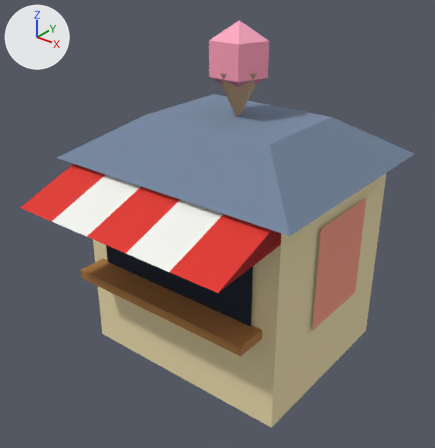
The glTF model client/public/assets/models/prop_kiosk.glb as it was, and as the next commit left it.
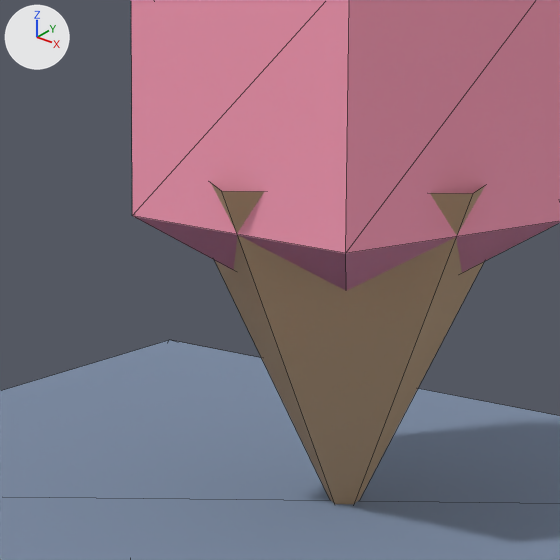
Old and new are each drawn whole from a 50 mm camera at (3.516, -4.62, 4.272) aimed at (0.047, -0.285, 1.584) and again close up on the part from 44% to 61% of the width and 11% to 28% of the height. The axes (+X, +Y, +Z) are drawn at upper left. The lights are the same throughout. The last two pictures show the newer version. The close-ups show mesh edges as thin lines. Vertices at exactly the same position are counted once.

In view in the first close-up: 'prop_kiosk'.
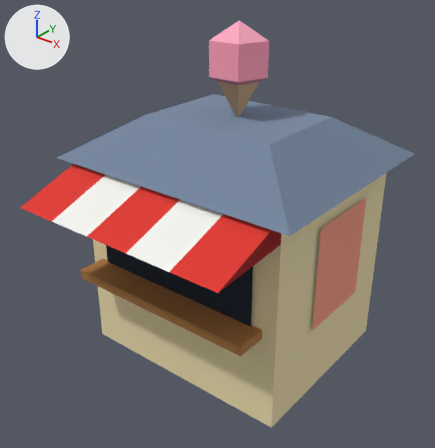
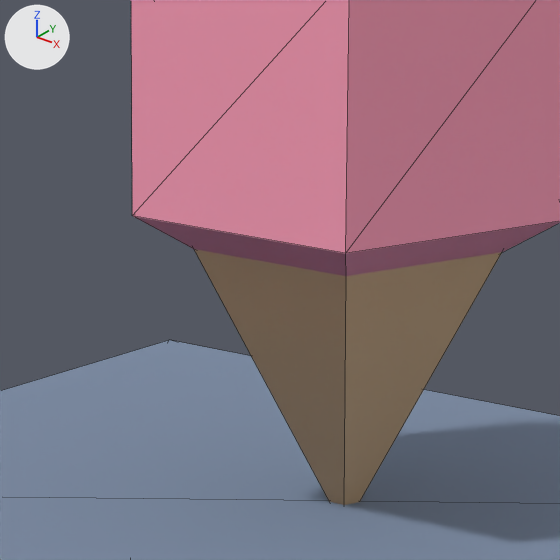
Changed parts and their boxes [x1, y1, x2, y2] in the close-ups (560 x 560 px; the box of a moved part takes in the faces that stretch with it):
part 1 of me_prop_kiosk, moved or reshaped
    before: [211, 183, 485, 504]
    after: [194, 249, 502, 505]

Patch to the scene script:
```diff
--- a/client/public/assets/models/prop_kiosk.glb.py
+++ b/client/public/assets/models/prop_kiosk.glb.py
@@ me_prop_kiosk @@
 me_prop_kiosk.from_pydata(...)  # 72 vertices, 77 faces; spans x -1.4..1.4, y -1.72..1.3, z 0.0..3.53
 # used by ob_prop_kiosk; location = (0.0, 0.0, 0.0)
+# me_prop_kiosk part 1: the loose piece of 6 vertices spanning x -0.26..0.26, y -0.17..0.32, z 2.58..3.08 is turned 180 degrees about the z axis through its middle, then moved by (0.0, 0.05, 0.0)
 me_prop_kiosk.materials.append(mat_vcol)
```
